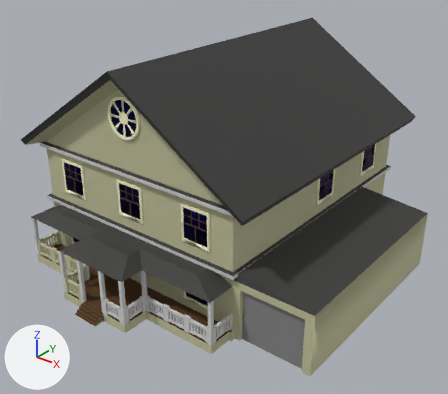
One commit to the FBX model Drone Sim/Assets/Art/Models/FarmHouse.fbx: the scene before it, then after it.
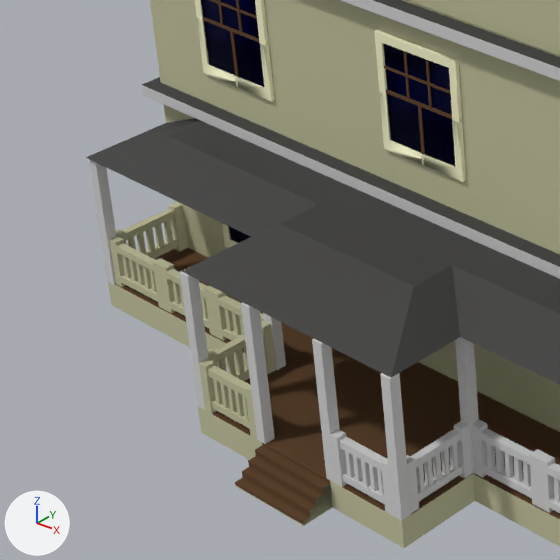
Old and new are each drawn whole from a camera (50 mm lens) standing at (86.3, -72.2, 76.7) and looking at (7.0, 26.9, 15.3) and again close up on the part from 1% to 38% of the width and 43% to 85% of the height. Arrows for +X, +Y and +Z are at lower left; the lights stay in place. Where no turn or scale is listed for an object, it has been applied to the vertices. Vertices at the same position are counted once.
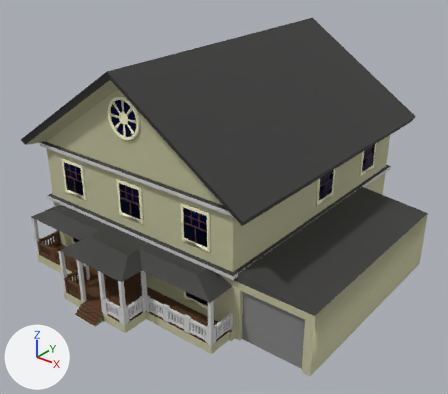
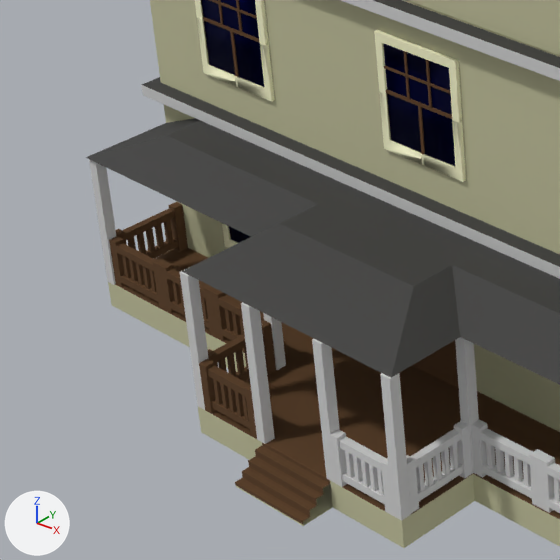
Where the newer file only moved an object's origin or applied its transform, the numbers keep the older frame.

Boxes [x1, y1, x2, y2] around the edits, measured in the close-ups (560 x 560 px):
part 1 of me_cube_003, added: after [413, 340, 459, 388]
part 2 of me_cube_003, recoloured: [109, 202, 276, 439] in both

What the commit changed:
me_cube_003 is used by ob_cube_002; location (0.0, 0.0, 26.86).
me_cube_003 had 4875 vertices, 5059 faces and spanned x -31.2..44.3, y -9.6..72.7, z -27.9..21.1.
me_cube_003 now has 4881 vertices, 5067 faces and spans x -31.2..44.3, y -9.6..72.7, z -27.9..21.1.
me_cube_003 part 1: a new loose piece, a box spanning x -2.51..2.51, y 4.48..5.01, z -25.86..-18.23, in mat_material_002 (brown #5a3d1f).
me_cube_003 part 2: 256 faces spanning x -26.6..-3.6, y -7.2..5.0, z -25.9..-22.3 switch from mat_material (beige #c2c19c) to mat_material_002 (brown #5a3d1f).
